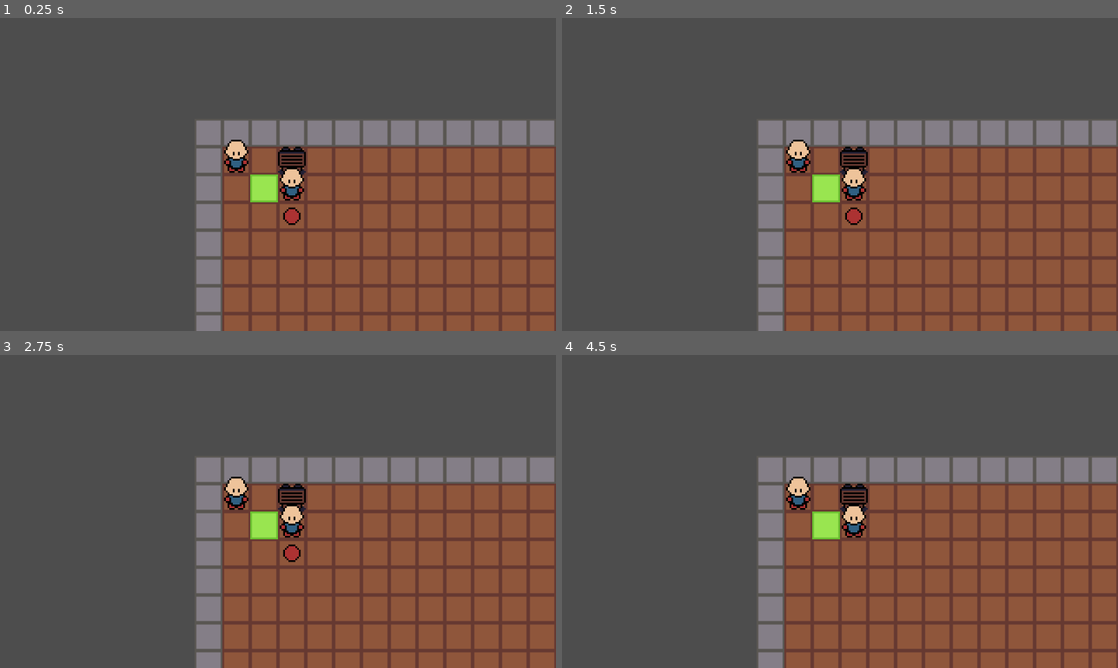
Above: before the commit, frames 1-4 (two rows, left to right).
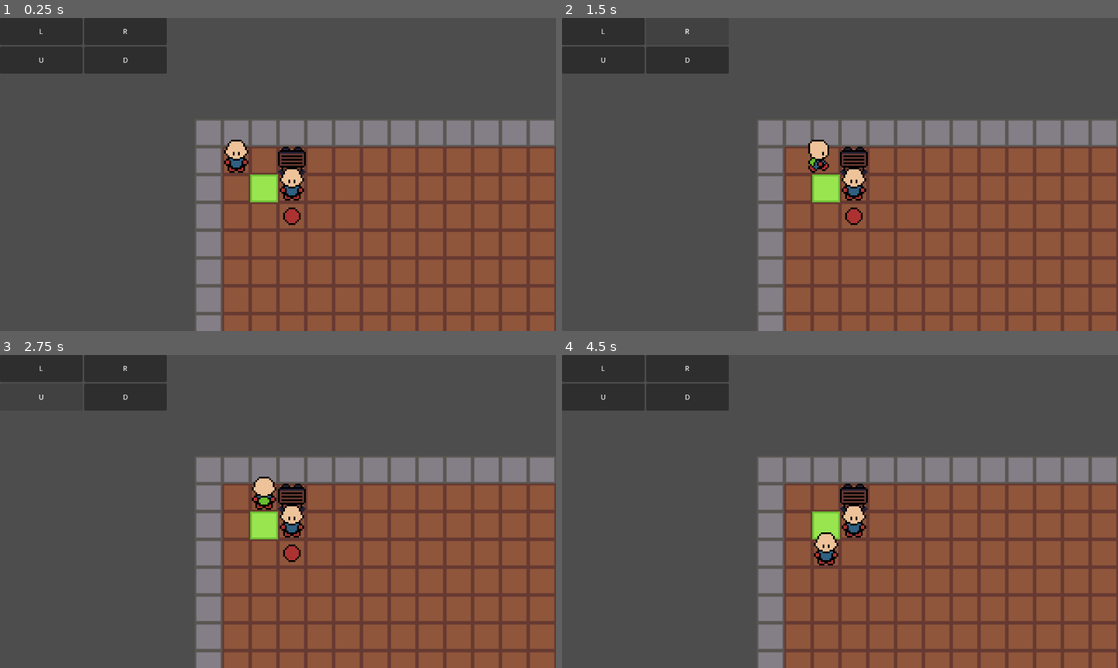
Above: after the commit, the same moments.

Repository: jevonsp/monster-tamer
Game: Godot game, scene res://main/main.tscn
Same seed, same stepped clock (60 frames per second), same inputs: the game is played once before the commit and once after it.
Inputs (mouse positions are in pixels of both pictures, inside the frame that each line leads up to):
- Up to frame 1 (0.25 s): no input
- Up to frame 2 (1.5 s): click (600, 30) at 0.5 s, where only the run after the commit has a clickable "L"; click (689, 30) at 1.25 s, where only the run after the commit has a clickable "R"
- Up to frame 3 (2.75 s): click (38, 395) at 2 s, where only the run after the commit has a clickable "U"
- Up to frame 4 (4.5 s): click (689, 395) at 2.75 s, where only the run after the commit has a clickable "D"; move the mouse to (962, 495) at 3.52 s; hold D (right) 3.53-4.25 s; hold Space (yes) 3.53-4.25 s; click (962, 495) at 3.67 s; click "YES" at 4.25 s

The runs differ from the first frame. In frame 1, 5.1% of the frame differs, in the area x 0-30%, y 0-18%; in frame 2, 4.5%; in frame 3, 4.6%; in frame 4, 5.9%, in the area x 0-50%, y 0-68%.

Commit message:
NPC Movement!

Diff:
--- a/player/player.gd
+++ b/player/player.gd
@@ -153,6 +153,7 @@
 
 	if ray_cast_2d.is_colliding():
 		return false
+
 	tile_start_pos = position
 	tile_target_pos = position + (input_dir * TILE_SIZE)
 	move_progress = 0.0
--- a/world_objects/interactable/npc/npc.gd
+++ b/world_objects/interactable/npc/npc.gd
@@ -1,8 +1,15 @@
 @tool
 class_name NPC
 extends CharacterBody2D
+const TILE_SIZE: int = 16
+const WALK_SPEED := 4.0
 enum Direction {NONE, UP, DOWN, LEFT, RIGHT}
-const TILE_SIZE: int = 16
+enum State {IDLE, TURNING, WALKING, JUMPING}
+var current_state = State.IDLE
+var tile_start_pos: Vector2 = Vector2.ZERO
+var tile_target_pos: Vector2 = Vector2.ZERO
+var eventual_target_pos: Vector2 = Vector2.ZERO
+var move_progress: float = 0.0
 @export var direction: Direction = Direction.DOWN:
 	set(value):
 		direction = value
@@ -12,19 +19,37 @@
 @export var is_autocomplete: bool = false
 @export var is_question: bool = false
 @export var facing_vec: Vector2 = Vector2.DOWN
-@onready var animation_player: AnimationPlayer = $AnimationPlayer
+@onready var animation_tree: AnimationTree = $AnimationTree
+@onready var ray_cast_2d: RayCast2D = $RayCast2D
+@onready var anim_state = animation_tree.get("parameters/playback")
 var components: Array[NPCComponent] = []
+
 
 func _ready() -> void:
 	if Engine.is_editor_hint():
 		_update_direction_visual()
 	_set_component_array()
+	anim_state.travel("Idle")
+
+
+func _physics_process(delta: float) -> void:
+	match current_state:
+		State.WALKING:
+			animate_move(delta)
 
 
 func _set_component_array() -> void:
 	for child in get_children():
 		if child is NPCComponent:
 			components.append(child)
+
+
+func interact(_body: CharacterBody2D) -> void:
+	_say_dialogue()
+
+
+func _is_facing(dir: Vector2) -> bool:
+	return _vector_from_dir(direction) == dir
 
 
 func _update_direction_visual() -> void:
@@ -37,68 +62,6 @@
 	var anim_player = get_node("AnimationPlayer") as AnimationPlayer
 	if not anim_player:
 		return
-
-	match direction:
-		Direction.UP:
-			animation_player.play("TurnUp")
-		Direction.DOWN:
-			animation_player.play("TurnDown")
-		Direction.LEFT:
-			animation_player.play("TurnLeft")
-		Direction.RIGHT:
-			animation_player.play("TurnRight")
-
-
-func interact(body: CharacterBody2D) -> void:
-	_turn_to_body(body)
-	_say_dialogue()
-
-
-func _turn_to_body(body: CharacterBody2D) -> void:
-	var dir = (body.global_position - global_position).normalized()
-	if dir == _vector_from_dir(direction):
-		return
-	_turn_to_vec(dir)
-
-
-func _turn_to_vec(vec: Vector2) -> void:
-	match vec:
-		Vector2.UP:
-			animation_player.play("TurnUp")
-			direction = Direction.UP
-		Vector2.DOWN:
-			animation_player.play("TurnDown")
-			direction = Direction.DOWN
-		Vector2.LEFT:
-			animation_player.play("TurnLeft")
-			direction = Direction.LEFT
-		Vector2.RIGHT:
-			animation_player.play("TurnRight")
-			direction = Direction.RIGHT
-	facing_vec = _vector_from_dir(direction)
-	print("would turn to %s" % [facing_vec])
-	await animation_player.animation_finished
-
-
-func _walk_to_tile(pos: Vector2) -> void:
-	var vec = (pos - global_position)
-	var dir = Direction.keys()[_direction_from_vector(vec.normalized())]
-	var count: int
-	if abs(vec.x) > 0:
-		count = abs(int(vec.x / TILE_SIZE))
-	else:
-		count = abs(int(vec.y / TILE_SIZE))
-	if not _is_facing(vec.normalized()):
-		await _turn_to_vec(vec.normalized())
-	_walk_tiles(dir, count)
-
-
-func _walk_tiles(dir, count) -> void:
-	print("%s tile in %s direction" % [count, dir])
-
-
-func _is_facing(dir: Vector2) -> bool:
-	return _vector_from_dir(direction) == dir
 
 
 func _vector_from_dir(dir: Direction) -> Vector2:
@@ -142,21 +105,92 @@
 		c.trigger(player)
 
 
+func walk_to_tile(pos: Vector2) -> void:
+	var dir_vec = (pos - global_position).normalized()
+	eventual_target_pos = pos
+	if not _is_facing(dir_vec):
+		await start_turning(dir_vec)
+	if check_able_to_move(dir_vec):
+		current_state = State.WALKING
+
+
+func start_turning(new_facing_direction: Vector2) -> void:
+	animation_tree.set("parameters/Turn/blend_position", new_facing_direction)
+	animation_tree.set("parameters/Idle/blend_position", new_facing_direction)
+	animation_tree.set("parameters/Walk/blend_position", new_facing_direction)
+
+	facing_vec = new_facing_direction
+	ray_cast_2d.target_position = new_facing_direction * TILE_SIZE
+	current_state = State.TURNING
+	anim_state.travel("Turn")
+
+	await animation_tree.animation_finished
+
+	var blend_dir = facing_vec
+	animation_tree.set("parameters/Idle/blend_position", blend_dir)
+	current_state = State.IDLE
+	anim_state.travel("Idle")
+
+
+func check_able_to_move(dir: Vector2) -> bool:
+	ray_cast_2d.target_position = dir * TILE_SIZE
+	ray_cast_2d.force_raycast_update()
+
+	if ray_cast_2d.is_colliding():
+		return false
+
+	tile_start_pos = position
+	tile_target_pos = position + (dir * TILE_SIZE)
+	move_progress = 0.0
+	current_state = State.WALKING
+
+	animation_tree.set("parameters/Walk/blend_position", dir)
+	anim_state.travel("Walk")
+	return true
+
+
+func animate_move(delta: float) -> void:
+	move_progress += WALK_SPEED * delta
+
+	if move_progress < 1.0:
+		position = tile_start_pos.lerp(tile_target_pos, move_progress)
+		return
+
+	position = tile_target_pos
+	move_progress = 0.0
+
+	if global_position.is_equal_approx(eventual_target_pos):
+		var last_move_dir = (tile_target_pos - tile_start_pos).normalized()
+		if last_move_dir != Vector2.ZERO:
+			facing_vec = last_move_dir
+			animation_tree.set("parameters/Idle/blend_position", facing_vec)
+
+		current_state = State.IDLE
+		anim_state.travel("Idle")
+		return
+
+	var dir_vec = (eventual_target_pos - global_position).normalized()
+	if abs(dir_vec.x) > abs(dir_vec.y):
+		dir_vec = Vector2(sign(dir_vec.x), 0)
+	else:
+		dir_vec = Vector2(0, sign(dir_vec.y))
+
+	if not check_able_to_move(dir_vec):
+		current_state = State.IDLE
+		anim_state.travel("Idle")
+
+
 func _on_left_pressed() -> void:
-	var tar = global_position + Vector2(-TILE_SIZE, 0)
-	_walk_to_tile(tar)
+	walk_to_tile(global_position + Vector2(-TILE_SIZE * 5, 0))
 
 
 func _on_right_pressed() -> void:
-	var tar = global_position + Vector2(TILE_SIZE, 0)
-	_walk_to_tile(tar)
+	walk_to_tile(global_position + Vector2(TILE_SIZE * 5, 0))
 
 
 func _on_up_pressed() -> void:
-	var tar = global_position + Vector2(0, -TILE_SIZE)
-	_walk_to_tile(tar)
+	walk_to_tile(global_position + Vector2(0, -TILE_SIZE))
 
 
 func _on_down_pressed() -> void:
-	var tar = global_position + Vector2(0, TILE_SIZE)
-	_walk_to_tile(tar)
+	walk_to_tile(global_position + Vector2(0, TILE_SIZE * 2))
--- a/world_objects/interactable/npc/npc.tscn
+++ b/world_objects/interactable/npc/npc.tscn
@@ -519,6 +519,41 @@
 script = ExtResource("1_nhy3c")
 dialogue = Array[String](["This is test dialogue"])
 
+[node name="CanvasLayer" type="CanvasLayer" parent="." unique_id=880382688]
+
+[node name="HBoxContainer" type="GridContainer" parent="CanvasLayer" unique_id=893009571]
+offset_right = 384.0
+offset_bottom = 128.0
+columns = 2
+
+[node name="Left" type="Button" parent="CanvasLayer/HBoxContainer" unique_id=247707689]
+custom_minimum_size = Vector2(124, 0)
+layout_mode = 2
+size_flags_horizontal = 3
+size_flags_vertical = 3
+text = "L"
+
+[node name="Right" type="Button" parent="CanvasLayer/HBoxContainer" unique_id=2056794253]
+custom_minimum_size = Vector2(124, 0)
+layout_mode = 2
+size_flags_horizontal = 3
+size_flags_vertical = 3
+text = "R"
+
+[node name="Up" type="Button" parent="CanvasLayer/HBoxContainer" unique_id=1446077806]
+custom_minimum_size = Vector2(124, 0)
+layout_mode = 2
+size_flags_horizontal = 3
+size_flags_vertical = 3
+text = "U"
+
+[node name="Down" type="Button" parent="CanvasLayer/HBoxContainer" unique_id=1473261508]
+custom_minimum_size = Vector2(124, 0)
+layout_mode = 2
+size_flags_horizontal = 3
+size_flags_vertical = 3
+text = "D"
+
 [node name="CollisionShape2D" type="CollisionShape2D" parent="." unique_id=1494368532]
 position = Vector2(8, 8)
 shape = SubResource("RectangleShape2D_gfcum")
@@ -536,46 +571,17 @@
 [node name="AnimationTree" type="AnimationTree" parent="." unique_id=566667100]
 tree_root = SubResource("AnimationNodeStateMachine_jh6rw")
 anim_player = NodePath("../AnimationPlayer")
-parameters/Idle/blend_position = Vector2(0, 0.9482758)
+parameters/Idle/blend_position = Vector2(-0.0031796694, 0.70689654)
 parameters/Jump/blend_position = Vector2(0, 0)
-parameters/Turn/blend_position = Vector2(0, 0)
-parameters/Walk/blend_position = Vector2(0.071542144, -0.09482753)
-
-[node name="CanvasLayer" type="CanvasLayer" parent="." unique_id=880382688]
-visible = false
-
-[node name="HBoxContainer" type="GridContainer" parent="CanvasLayer" unique_id=893009571]
-offset_right = 384.0
-offset_bottom = 128.0
-columns = 2
-
-[node name="Left" type="Button" parent="CanvasLayer/HBoxContainer" unique_id=247707689]
-custom_minimum_size = Vector2(124, 0)
-layout_mode = 2
-size_flags_horizontal = 3
-size_flags_vertical = 3
-text = "L"
-
-[node name="Right" type="Button" parent="CanvasLayer/HBoxContainer" unique_id=2056794253]
-custom_minimum_size = Vector2(124, 0)
-layout_mode = 2
-size_flags_horizontal = 3
-size_flags_vertical = 3
-text = "R"
-
-[node name="Up" type="Button" parent="CanvasLayer/HBoxContainer" unique_id=1446077806]
-custom_minimum_size = Vector2(124, 0)
-layout_mode = 2
-size_flags_horizontal = 3
-size_flags_vertical = 3
-text = "U"
-
-[node name="Down" type="Button" parent="CanvasLayer/HBoxContainer" unique_id=1473261508]
-custom_minimum_size = Vector2(124, 0)
-layout_mode = 2
-size_flags_horizontal = 3
-size_flags_vertical = 3
-text = "D"
+parameters/Turn/blend_position = Vector2(0.49761522, -0.28448272)
+parameters/Walk/blend_position = Vector2(-0.0031796694, 1.0086207)
+
+[node name="RayCast2D" type="RayCast2D" parent="." unique_id=564290287]
+position = Vector2(8, 8)
+target_position = Vector2(0, 16)
+collision_mask = 9
+hit_from_inside = true
+collide_with_areas = true
 
 [connection signal="pressed" from="CanvasLayer/HBoxContainer/Left" to="." method="_on_left_pressed"]
 [connection signal="pressed" from="CanvasLayer/HBoxContainer/Right" to="." method="_on_right_pressed"]
